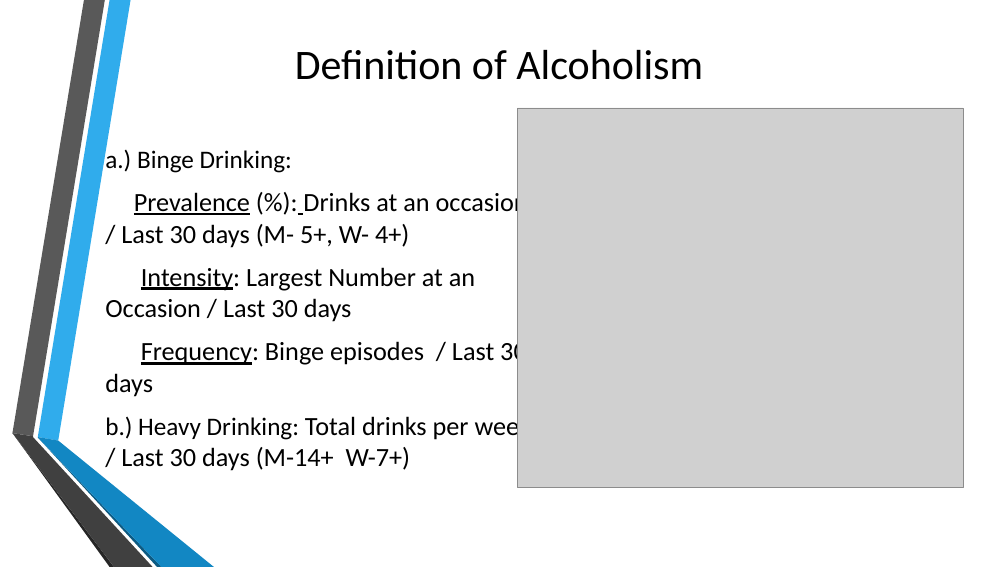
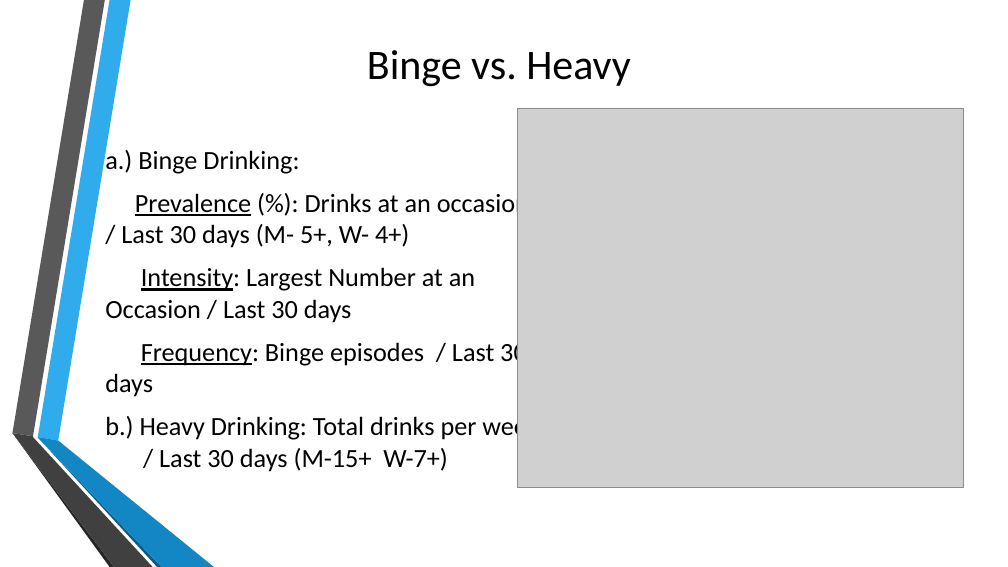
Before and after one commit to cmtaflin/Groupb2, a slide deck: slide 5 of Causes_Alcoholism_FINAL.pptx (slide 4 before the commit). Drawn at 1008x567 pixels with LibreOffice and Linux fonts; fonts in the diff are those of the drawing; grey boxes stand for pictures; background and template pictures are left out. Boxes give left, top, right and bottom in pixels: in the first picture for what was removed or moved away, otherwise in the second. Text is boxed around its words. In the diff, an @@ line names an element or a change of style, - is before the commit and + after.

```diff
--- a/Causes_Alcoholism_FINAL.pptx
+++ b/Causes_Alcoholism_FINAL.pptx
@@ title at [367, 50, 630, 87]: text changed @@
-Definition of Alcoholism
+Binge vs. Heavy
@@ text at [105, 147, 299, 174]: size 24 to 25 pt in "a.) Binge Drinking:" @@
@@ text at [105, 414, 539, 472]: text changed @@
-b.) Heavy Drinking: Total drinks per week / Last 30 days (M-14+ W-7+)
+b.) Heavy Drinking: Total drinks per week / Last 30 days (M-15+ W-7+)
```
Also in this commit, not shown: 8 other slides changed, 2 slides added, 1 slide removed, 1 other file.
